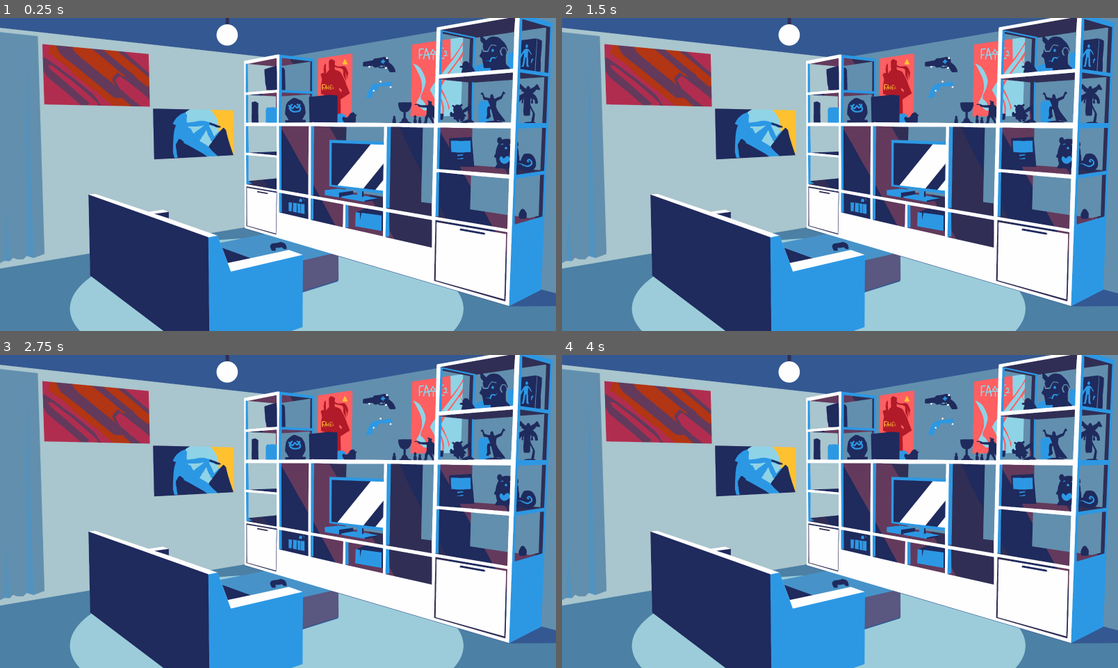
Above: before the commit, frames 1-4 (two rows, left to right).
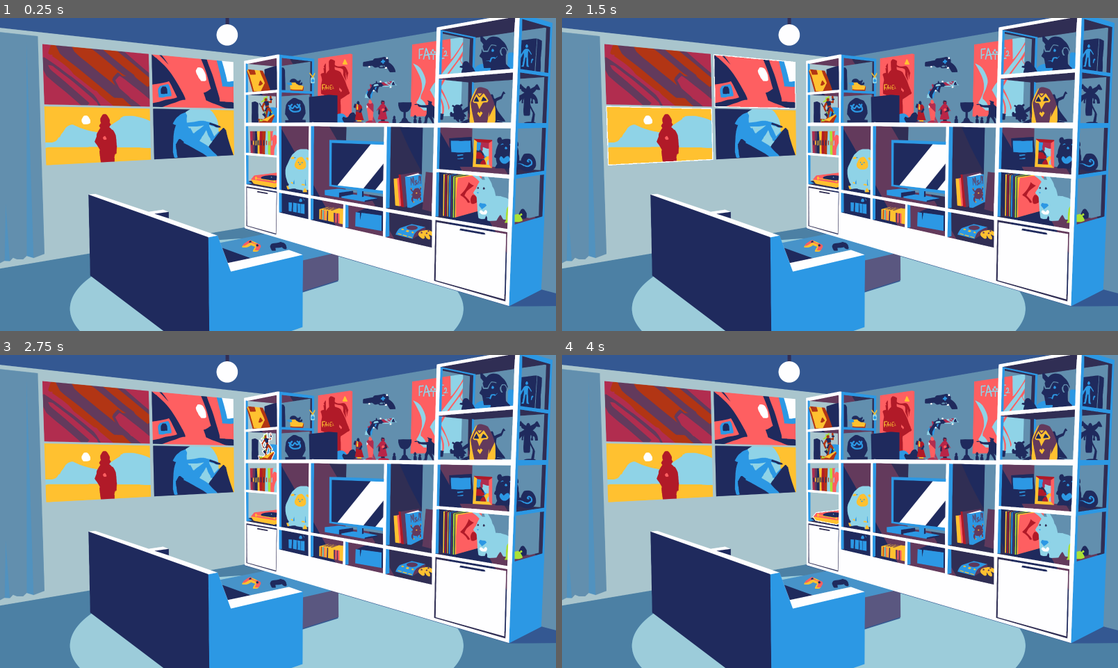
Above: after the commit, the same moments.

Repository: milana-94888u/by-the-shelf
Game: Godot game, scene res://src/scenes/room/room.tscn
Same seed, same stepped clock (60 frames per second), same inputs: the game is played once before the commit and once after it.
Inputs (mouse positions are in pixels of both pictures, inside the frame that each line leads up to):
- Up to frame 1 (0.25 s): no input
- Up to frame 2 (1.5 s): tap Enter at 0.5 s; move the mouse to (845, 77) at 0.52 s; click (845, 77) at 0.67 s; tap Space at 1.25 s; move the mouse to (701, 105) at 1.27 s; click (701, 105) at 1.42 s
- Up to frame 3 (2.75 s): tap Enter at 2 s; move the mouse to (266, 445) at 2.02 s; click (266, 445) at 2.17 s
- Up to frame 4 (4 s): tap Space at 2.75 s; move the mouse to (823, 480) at 2.77 s; click (823, 480) at 2.92 s; tap Enter at 3.5 s; move the mouse to (828, 517) at 3.52 s; click (828, 517) at 3.67 s

The runs differ from the first frame. In frame 1, 11% of the frame differs, in the area x 7-94%, y 11-75%; in frame 2, 11%; in frame 3, 11%; in frame 4, 11%.

Commit message:
move items info into resources

Diff:
--- /dev/null
+++ b/src/resources/dialog/item_dialog.gd
@@ -0,0 +1,2 @@
+class_name ItemDialog
+extends Resource
--- /dev/null
+++ b/src/resources/item_data.gd
@@ -0,0 +1,11 @@
+class_name ItemData
+extends Resource
+
+
+@export_category("Appearance")
+@export var item_texture: Texture2D
+@export var item_collision: Shape2D
+
+@export_category("Description")
+@export var item_name: String
+@export var item_description: String
--- a/src/scenes/items/item.gd
+++ b/src/scenes/items/item.gd
@@ -1,13 +1,19 @@
+@tool
 class_name Item
 extends Area2D
 
 
-@export var dialog_question: DialogQuestion
+@onready var sprite := $Sprite2D as Sprite2D
+@onready var collision_shape := $CollisionShape2D as CollisionShape2D
 
-@export var item_texture: Texture2D:
-	set(new_texture):
-		item_texture = new_texture
-		$Sprite2D.texture = item_texture
+
+@export var item_data: ItemData:
+	set(new_item_data):
+		item_data = new_item_data
+		if not is_node_ready():
+			await ready
+		sprite.texture = item_data.item_texture
+		collision_shape.shape = item_data.item_collision
 
 
 func set_active() -> void:
@@ -22,8 +28,11 @@
 	pass
 
 
-func _ready() -> void:
-	$Sprite2D.texture = item_texture
+#func _ready() -> void:
+#	item_data = ItemData.new()
+#	item_data.item_collision = collision_shape.shape
+#	item_data.item_texture = sprite.texture
+#	item_data.item_name = name
 
 
 func _on_mouse_entered() -> void:
--- a/src/scenes/items/item.tscn
+++ b/src/scenes/items/item.tscn
@@ -1,7 +1,8 @@
-[gd_scene load_steps=4 format=3 uid="uid://dk57ntjj2h1ug"]
+[gd_scene load_steps=6 format=3 uid="uid://dk57ntjj2h1ug"]
 
 [ext_resource type="Script" path="res://src/scenes/items/item.gd" id="1_3r527"]
 [ext_resource type="Shader" path="res://src/scenes/items/item_outline.gdshader" id="1_qoork"]
+[ext_resource type="Script" path="res://src/resources/item_data.gd" id="3_sijgi"]
 
 [sub_resource type="ShaderMaterial" id="ShaderMaterial_es12h"]
 resource_local_to_scene = true
@@ -12,12 +13,18 @@
 shader_parameter/inside = true
 shader_parameter/enabled = false
 
+[sub_resource type="Resource" id="Resource_xrtc3"]
+script = ExtResource("3_sijgi")
+item_name = ""
+item_description = ""
+
 [node name="Item" type="Area2D"]
 material = SubResource("ShaderMaterial_es12h")
 collision_mask = 0
 monitoring = false
 monitorable = false
 script = ExtResource("1_3r527")
+item_data = SubResource("Resource_xrtc3")
 
 [node name="Sprite2D" type="Sprite2D" parent="."]
 use_parent_material = true
--- a/src/scenes/room/room.tscn
+++ b/src/scenes/room/room.tscn
@@ -6,6 +6,7 @@
 [ext_resource type="Shader" path="res://src/scenes/items/item_outline.gdshader" id="4_sgcbm"]
 [ext_resource type="Texture2D" uid="uid://bung5hx8myuo5" path="res://assets/sprites/room/Adventurer corner.png" id="5_sc0h6"]
 [ext_resource type="Texture2D" uid="uid://buy0qvaws43oo" path="res://assets/sprites/room/Posters.png" id="6_lrpvm"]
+[ext_resource type="Script" path="res://src/resources/item_data.gd" id="6_tp2ly"]
 [ext_resource type="Texture2D" uid="uid://bga4ua58s2s3k" path="res://assets/sprites/room/Garbage Princess figure.png" id="7_ce804"]
 [ext_resource type="Texture2D" uid="uid://dwiqy42smajtp" path="res://assets/sprites/room/Fate 2 Books.png" id="8_6gm1l"]
 [ext_resource type="Texture2D" uid="uid://b5rqdax38t8bu" path="res://assets/sprites/room/Record player.png" id="9_n08t4"]
@@ -34,7 +35,12 @@
 [sub_resource type="RectangleShape2D" id="RectangleShape2D_40afx"]
 size = Vector2(322, 117)
 
-[sub_resource type="ShaderMaterial" id="ShaderMaterial_6xige"]
+[sub_resource type="Resource" id="Resource_gnn6x"]
+script = ExtResource("6_tp2ly")
+item_texture = ExtResource("5_sc0h6")
+item_collision = SubResource("RectangleShape2D_40afx")
+
+[sub_resource type="ShaderMaterial" id="ShaderMaterial_xasuy"]
 resource_local_to_scene = true
 shader = ExtResource("4_sgcbm")
 shader_parameter/color = Color(1, 1, 1, 1)
@@ -46,7 +52,12 @@
 [sub_resource type="RectangleShape2D" id="RectangleShape2D_rkwml"]
 size = Vector2(889, 566)
 
-[sub_resource type="ShaderMaterial" id="ShaderMaterial_yu5qe"]
+[sub_resource type="Resource" id="Resource_c4j4f"]
+script = ExtResource("6_tp2ly")
+item_texture = ExtResource("6_lrpvm")
+item_collision = SubResource("RectangleShape2D_rkwml")
+
+[sub_resource type="ShaderMaterial" id="ShaderMaterial_w0x76"]
 resource_local_to_scene = true
 shader = ExtResource("4_sgcbm")
 shader_parameter/color = Color(1, 1, 1, 1)
@@ -58,7 +69,12 @@
 [sub_resource type="RectangleShape2D" id="RectangleShape2D_ci267"]
 size = Vector2(71, 122)
 
-[sub_resource type="ShaderMaterial" id="ShaderMaterial_0sejm"]
+[sub_resource type="Resource" id="Resource_8koxk"]
+script = ExtResource("6_tp2ly")
+item_texture = ExtResource("7_ce804")
+item_collision = SubResource("RectangleShape2D_ci267")
+
+[sub_resource type="ShaderMaterial" id="ShaderMaterial_e5kd7"]
 resource_local_to_scene = true
 shader = ExtResource("4_sgcbm")
 shader_parameter/color = Color(1, 1, 1, 1)
@@ -70,7 +86,12 @@
 [sub_resource type="RectangleShape2D" id="RectangleShape2D_75mc7"]
 size = Vector2(122, 112)
 
-[sub_resource type="ShaderMaterial" id="ShaderMaterial_lxlvw"]
+[sub_resource type="Resource" id="Resource_mo450"]
+script = ExtResource("6_tp2ly")
+item_texture = ExtResource("8_6gm1l")
+item_collision = SubResource("RectangleShape2D_75mc7")
+
+[sub_resource type="ShaderMaterial" id="ShaderMaterial_8t4d5"]
 resource_local_to_scene = true
 shader = ExtResource("4_sgcbm")
 shader_parameter/color = Color(1, 1, 1, 1)
@@ -82,7 +103,12 @@
 [sub_resource type="RectangleShape2D" id="RectangleShape2D_dycvq"]
 size = Vector2(122, 72)
 
-[sub_resource type="ShaderMaterial" id="ShaderMaterial_2blht"]
+[sub_resource type="Resource" id="Resource_ag41l"]
+script = ExtResource("6_tp2ly")
+item_texture = ExtResource("9_n08t4")
+item_collision = SubResource("RectangleShape2D_dycvq")
+
+[sub_resource type="ShaderMaterial" id="ShaderMaterial_brk5f"]
 resource_local_to_scene = true
 shader = ExtResource("4_sgcbm")
 shader_parameter/color = Color(1, 1, 1, 1)
@@ -95,7 +121,12 @@
 radius = 65.0
 height = 224.0
 
-[sub_resource type="ShaderMaterial" id="ShaderMaterial_1pign"]
+[sub_resource type="Resource" id="Resource_h6k3a"]
+script = ExtResource("6_tp2ly")
+item_texture = ExtResource("10_y88no")
+item_collision = SubResource("CapsuleShape2D_6b5fw")
+
+[sub_resource type="ShaderMaterial" id="ShaderMaterial_c87x2"]
 resource_local_to_scene = true
 shader = ExtResource("4_sgcbm")
 shader_parameter/color = Color(1, 1, 1, 1)
@@ -107,7 +138,12 @@
 [sub_resource type="RectangleShape2D" id="RectangleShape2D_hqk10"]
 size = Vector2(114, 81)
 
-[sub_resource type="ShaderMaterial" id="ShaderMaterial_kimps"]
+[sub_resource type="Resource" id="Resource_ahprv"]
+script = ExtResource("6_tp2ly")
+item_texture = ExtResource("11_psmt1")
+item_collision = SubResource("RectangleShape2D_hqk10")
+
+[sub_resource type="ShaderMaterial" id="ShaderMaterial_k4o3s"]
 resource_local_to_scene = true
 shader = ExtResource("4_sgcbm")
 shader_parameter/color = Color(1, 1, 1, 1)
@@ -119,7 +155,12 @@
 [sub_resource type="RectangleShape2D" id="RectangleShape2D_qc1vl"]
 size = Vector2(48, 100)
 
-[sub_resource type="ShaderMaterial" id="ShaderMaterial_fd7yb"]
+[sub_resource type="Resource" id="Resource_enm6n"]
+script = ExtResource("6_tp2ly")
+item_texture = ExtResource("12_tpie6")
+item_collision = SubResource("RectangleShape2D_qc1vl")
+
+[sub_resource type="ShaderMaterial" id="ShaderMaterial_c33ku"]
 resource_local_to_scene = true
 shader = ExtResource("4_sgcbm")
 shader_parameter/color = Color(1, 1, 1, 1)
@@ -131,7 +172,12 @@
 [sub_resource type="RectangleShape2D" id="RectangleShape2D_dkhbe"]
 size = Vector2(114, 107)
 
-[sub_resource type="ShaderMaterial" id="ShaderMaterial_kwy0x"]
+[sub_resource type="Resource" id="Resource_5d4wj"]
+script = ExtResource("6_tp2ly")
+item_texture = ExtResource("13_6mbf6")
+item_collision = SubResource("RectangleShape2D_dkhbe")
+
+[sub_resource type="ShaderMaterial" id="ShaderMaterial_pkooo"]
 resource_local_to_scene = true
 shader = ExtResource("4_sgcbm")
 shader_parameter/color = Color(1, 1, 1, 1)
@@ -143,7 +189,12 @@
 [sub_resource type="RectangleShape2D" id="RectangleShape2D_637ij"]
 size = Vector2(150, 83)
 
-[sub_resource type="ShaderMaterial" id="ShaderMaterial_6urvd"]
+[sub_resource type="Resource" id="Resource_j8cbf"]
+script = ExtResource("6_tp2ly")
+item_texture = ExtResource("14_mv2g4")
+item_collision = SubResource("RectangleShape2D_637ij")
+
+[sub_resource type="ShaderMaterial" id="ShaderMaterial_li4f2"]
 resource_local_to_scene = true
 shader = ExtResource("4_sgcbm")
 shader_parameter/color = Color(1, 1, 1, 1)
@@ -155,7 +206,12 @@
 [sub_resource type="RectangleShape2D" id="RectangleShape2D_u06qu"]
 size = Vector2(149, 162)
 
-[sub_resource type="ShaderMaterial" id="ShaderMaterial_bdnb7"]
+[sub_resource type="Resource" id="Resource_d6tln"]
+script = ExtResource("6_tp2ly")
+item_texture = ExtResource("15_ngvu6")
+item_collision = SubResource("RectangleShape2D_u06qu")
+
+[sub_resource type="ShaderMaterial" id="ShaderMaterial_d2gv0"]
 resource_local_to_scene = true
 shader = ExtResource("4_sgcbm")
 shader_parameter/color = Color(1, 1, 1, 1)
@@ -167,7 +223,12 @@
 [sub_resource type="CircleShape2D" id="CircleShape2D_ghd3f"]
 radius = 45.0999
 
-[sub_resource type="ShaderMaterial" id="ShaderMaterial_7p8yv"]
+[sub_resource type="Resource" id="Resource_2qagd"]
+script = ExtResource("6_tp2ly")
+item_texture = ExtResource("16_7myrp")
+item_collision = SubResource("CircleShape2D_ghd3f")
+
+[sub_resource type="ShaderMaterial" id="ShaderMaterial_dh67u"]
 resource_local_to_scene = true
 shader = ExtResource("4_sgcbm")
 shader_parameter/color = Color(1, 1, 1, 1)
@@ -179,7 +240,12 @@
 [sub_resource type="RectangleShape2D" id="RectangleShape2D_div70"]
 size = Vector2(92, 136)
 
-[sub_resource type="ShaderMaterial" id="ShaderMaterial_ce2ox"]
+[sub_resource type="Resource" id="Resource_yxp8x"]
+script = ExtResource("6_tp2ly")
+item_texture = ExtResource("17_hoqgi")
+item_collision = SubResource("RectangleShape2D_div70")
+
+[sub_resource type="ShaderMaterial" id="ShaderMaterial_0e14c"]
 resource_local_to_scene = true
 shader = ExtResource("4_sgcbm")
 shader_parameter/color = Color(1, 1, 1, 1)
@@ -191,7 +257,12 @@
 [sub_resource type="RectangleShape2D" id="RectangleShape2D_h3bfp"]
 size = Vector2(236, 218)
 
-[sub_resource type="ShaderMaterial" id="ShaderMaterial_bdyoy"]
+[sub_resource type="Resource" id="Resource_h5kar"]
+script = ExtResource("6_tp2ly")
+item_texture = ExtResource("18_8pda0")
+item_collision = SubResource("RectangleShape2D_h3bfp")
+
+[sub_resource type="ShaderMaterial" id="ShaderMaterial_2kypk"]
 resource_local_to_scene = true
 shader = ExtResource("4_sgcbm")
 shader_parameter/color = Color(1, 1, 1, 1)
@@ -203,7 +274,12 @@
 [sub_resource type="RectangleShape2D" id="RectangleShape2D_oo4ht"]
 size = Vector2(171, 80)
 
-[sub_resource type="ShaderMaterial" id="ShaderMaterial_avs2v"]
+[sub_resource type="Resource" id="Resource_b5g6s"]
+script = ExtResource("6_tp2ly")
+item_texture = ExtResource("19_ly18v")
+item_collision = SubResource("RectangleShape2D_oo4ht")
+
+[sub_resource type="ShaderMaterial" id="ShaderMaterial_g0am2"]
 resource_local_to_scene = true
 shader = ExtResource("4_sgcbm")
 shader_parameter/color = Color(1, 1, 1, 1)
@@ -215,7 +291,12 @@
 [sub_resource type="RectangleShape2D" id="RectangleShape2D_7i28y"]
 size = Vector2(123, 167)
 
-[sub_resource type="ShaderMaterial" id="ShaderMaterial_i7net"]
+[sub_resource type="Resource" id="Resource_lhn5r"]
+script = ExtResource("6_tp2ly")
+item_texture = ExtResource("20_xnot1")
+item_collision = SubResource("RectangleShape2D_7i28y")
+
+[sub_resource type="ShaderMaterial" id="ShaderMaterial_ch2j0"]
 resource_local_to_scene = true
 shader = ExtResource("4_sgcbm")
 shader_parameter/color = Color(1, 1, 1, 1)
@@ -226,6 +307,11 @@
 
 [sub_resource type="RectangleShape2D" id="RectangleShape2D_rit85"]
 size = Vector2(156, 218)
+
+[sub_resource type="Resource" id="Resource_erpuv"]
+script = ExtResource("6_tp2ly")
+item_texture = ExtResource("21_qdteu")
+item_collision = SubResource("RectangleShape2D_rit85")
 
 [node name="Room" type="Node2D"]
 position = Vector2(1280, 720)
@@ -239,8 +325,9 @@
 texture = ExtResource("2_4iqde")
 
 [node name="Adventurer corner" parent="." instance=ExtResource("1_7pd75")]
-material = SubResource("ShaderMaterial_q2eea")
+material = SubResource("ShaderMaterial_kxjwt")
 position = Vector2(23, -430)
+item_data = SubResource("Resource_gnn6x")
 
 [node name="Sprite2D" parent="Adventurer corner" index="0"]
 texture = ExtResource("5_sc0h6")
@@ -250,8 +337,9 @@
 shape = SubResource("RectangleShape2D_40afx")
 
 [node name="Posters" parent="." instance=ExtResource("1_7pd75")]
-material = SubResource("ShaderMaterial_6xige")
+material = SubResource("ShaderMaterial_xasuy")
 position = Vector2(-643, -292)
+item_data = SubResource("Resource_c4j4f")
 
 [node name="Sprite2D" parent="Posters" index="0"]
 texture = ExtResource("6_lrpvm")
@@ -261,8 +349,9 @@
 shape = SubResource("RectangleShape2D_rkwml")
 
 [node name="Garbage Princess" parent="." instance=ExtResource("1_7pd75")]
-material = SubResource("ShaderMaterial_yu5qe")
+material = SubResource("ShaderMaterial_w0x76")
 position = Vector2(-50, -292)
+item_data = SubResource("Resource_8koxk")
 
 [node name="Sprite2D" parent="Garbage Princess" index="0"]
 texture = ExtResource("7_ce804")
@@ -272,8 +361,9 @@
 shape = SubResource("RectangleShape2D_ci267")
 
 [node name="Fate 2 books" parent="." instance=ExtResource("1_7pd75")]
-material = SubResource("ShaderMaterial_0sejm")
+material = SubResource("ShaderMaterial_e5kd7")
 position = Vector2(-63, -143)
+item_data = SubResource("Resource_mo450")
 
 [node name="Sprite2D" parent="Fate 2 books" index="0"]
 texture = ExtResource("8_6gm1l")
@@ -283,8 +373,9 @@
 shape = SubResource("RectangleShape2D_75mc7")
 
 [node name="Record Player" parent="." instance=ExtResource("1_7pd75")]
-material = SubResource("ShaderMaterial_lxlvw")
+material = SubResource("ShaderMaterial_8t4d5")
 position = Vector2(-55, 23)
+item_data = SubResource("Resource_ag41l")
 
 [node name="Sprite2D" parent="Record Player" index="0"]
 texture = ExtResource("9_n08t4")
@@ -294,8 +385,9 @@
 shape = SubResource("RectangleShape2D_dycvq")
 
 [node name="Egg Plushy" parent="." instance=ExtResource("1_7pd75")]
-material = SubResource("ShaderMaterial_2blht")
+material = SubResource("ShaderMaterial_brk5f")
 position = Vector2(86, -19)
+item_data = SubResource("Resource_h6k3a")
 
 [node name="Sprite2D" parent="Egg Plushy" index="0"]
 texture = ExtResource("10_y88no")
@@ -305,8 +397,9 @@
 shape = SubResource("CapsuleShape2D_6b5fw")
 
 [node name="Playbox Games" parent="." instance=ExtResource("1_7pd75")]
-material = SubResource("ShaderMaterial_1pign")
+material = SubResource("ShaderMaterial_c87x2")
 position = Vector2(254, 188)
+item_data = SubResource("Resource_ahprv")
 
 [node name="Sprite2D" parent="Playbox Games" index="0"]
 texture = ExtResource("11_psmt1")
@@ -316,8 +409,9 @@
 shape = SubResource("RectangleShape2D_hqk10")
 
 [node name="Adventurer Figure" parent="." instance=ExtResource("1_7pd75")]
-material = SubResource("ShaderMaterial_kimps")
+material = SubResource("ShaderMaterial_k4o3s")
 position = Vector2(370, -286)
+item_data = SubResource("Resource_enm6n")
 
 [node name="Sprite2D" parent="Adventurer Figure" index="0"]
 texture = ExtResource("12_tpie6")
@@ -327,8 +421,9 @@
 shape = SubResource("RectangleShape2D_qc1vl")
 
 [node name="Friend and Miss Ern figures" parent="." instance=ExtResource("1_7pd75")]
-material = SubResource("ShaderMaterial_fd7yb")
+material = SubResource("ShaderMaterial_c33ku")
 position = Vector2(453, -291)
+item_data = SubResource("Resource_5d4wj")
 
 [node name="Sprite2D" parent="Friend and Miss Ern figures" index="0"]
 texture = ExtResource("13_6mbf6")
@@ -338,8 +433,9 @@
 shape = SubResource("RectangleShape2D_dkhbe")
 
 [node name="Fate 2 Gun" parent="." instance=ExtResource("1_7pd75")]
-material = SubResource("ShaderMaterial_kwy0x")
+material = SubResource("ShaderMaterial_pkooo")
 position = Vector2(480, -395)
+item_data = SubResource("Resource_j8cbf")
 
 [node name="Sprite2D" parent="Fate 2 Gun" index="0"]
 texture = ExtResource("14_mv2g4")
@@ -349,8 +445,9 @@
 shape = SubResource("RectangleShape2D_637ij")
 
 [node name="M&M books" parent="." instance=ExtResource("1_7pd75")]
-material = SubResource("ShaderMaterial_6urvd")
+material = SubResource("ShaderMaterial_li4f2")
 position = Vector2(629, 78)
+item_data = SubResource("Resource_d6tln")
 
 [node name="Sprite2D" parent="M&M books" index="0"]
 texture = ExtResource("15_ngvu6")
@@ -360,8 +457,9 @@
 shape = SubResource("RectangleShape2D_u06qu")
 
 [node name="Eli\'s Gamepad" parent="." instance=ExtResource("1_7pd75")]
-material = SubResource("ShaderMaterial_bdnb7")
+material = SubResource("ShaderMaterial_d2gv0")
 position = Vector2(-115, 325)
+item_data = SubResource("Resource_2qagd")
 
 [node name="Sprite2D" parent="Eli\'s Gamepad" index="0"]
 texture = ExtResource("16_7myrp")
@@ -371,8 +469,9 @@
 shape = SubResource("CircleShape2D_ghd3f")
 
 [node name="Eli and Sam photo" parent="." instance=ExtResource("1_7pd75")]
-material = SubResource("ShaderMaterial_7p8yv")
+material = SubResource("ShaderMaterial_dh67u")
 position = Vector2(943, -95)
+item_data = SubResource("Resource_yxp8x")
 
 [node name="Sprite2D" parent="Eli and Sam photo" index="0"]
 texture = ExtResource("17_hoqgi")
@@ -382,8 +481,9 @@
 shape = SubResource("RectangleShape2D_div70")
 
 [node name="Lama plushies" parent="." instance=ExtResource("1_7pd75")]
-material = SubResource("ShaderMaterial_ce2ox")
+material = SubResource("ShaderMaterial_0e14c")
 position = Vector2(1000, 108)
+item_data = SubResource("Resource_h5kar")
 
 [node name="Sprite2D" parent="Lama plushies" index="0"]
 texture = ExtResource("18_8pda0")
@@ -393,8 +493,9 @@
 shape = SubResource("RectangleShape2D_h3bfp")
 
 [node name="Old Playbox" parent="." instance=ExtResource("1_7pd75")]
-material = SubResource("ShaderMaterial_bdyoy")
+material = SubResource("ShaderMaterial_2kypk")
 position = Vector2(633, 259)
+item_data = SubResource("Resource_b5g6s")
 
 [node name="Sprite2D" parent="Old Playbox" index="0"]
 texture = ExtResource("19_ly18v")
@@ -404,8 +505,9 @@
 shape = SubResource("RectangleShape2D_oo4ht")
 
 [node name="Reap Owl plushy" parent="." instance=ExtResource("1_7pd75")]
-material = SubResource("ShaderMaterial_avs2v")
+material = SubResource("ShaderMaterial_g0am2")
 position = Vector2(936, -315)
+item_data = SubResource("Resource_lhn5r")
 
 [node name="Sprite2D" parent="Reap Owl plushy" index="0"]
 texture = ExtResource("20_xnot1")
@@ -415,8 +517,9 @@
 shape = SubResource("RectangleShape2D_7i28y")
 
 [node name="Records" parent="." instance=ExtResource("1_7pd75")]
-material = SubResource("ShaderMaterial_i7net")
+material = SubResource("ShaderMaterial_ch2j0")
 position = Vector2(838, 94)
+item_data = SubResource("Resource_erpuv")
 
 [node name="Sprite2D" parent="Records" index="0"]
 z_index = -1
--- a/src/scenes/ui/dialog/dialog.tscn
+++ b/src/scenes/ui/dialog/dialog.tscn
@@ -12,3 +12,6 @@
 
 [node name="Options" type="VBoxContainer" parent="."]
 layout_mode = 2
+
+[node name="TextureRect" type="TextureRect" parent="."]
+layout_mode = 2
Not shown: 2 places in src/scenes/room/room.tscn that only renumber resources
